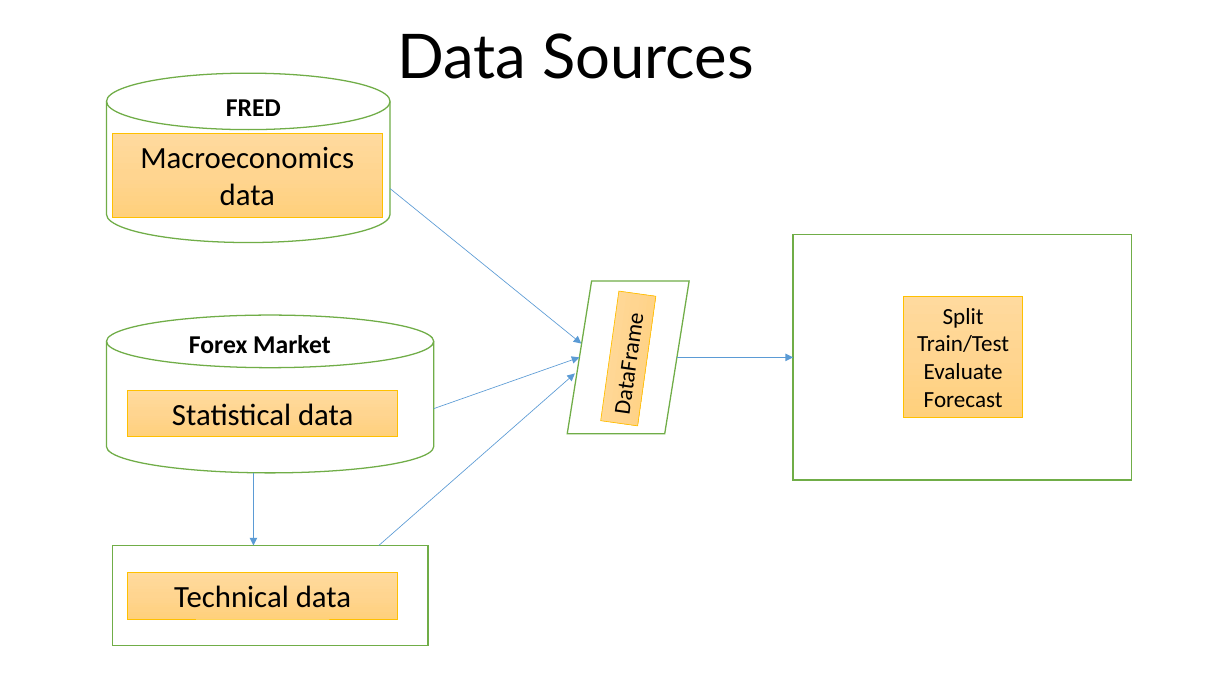
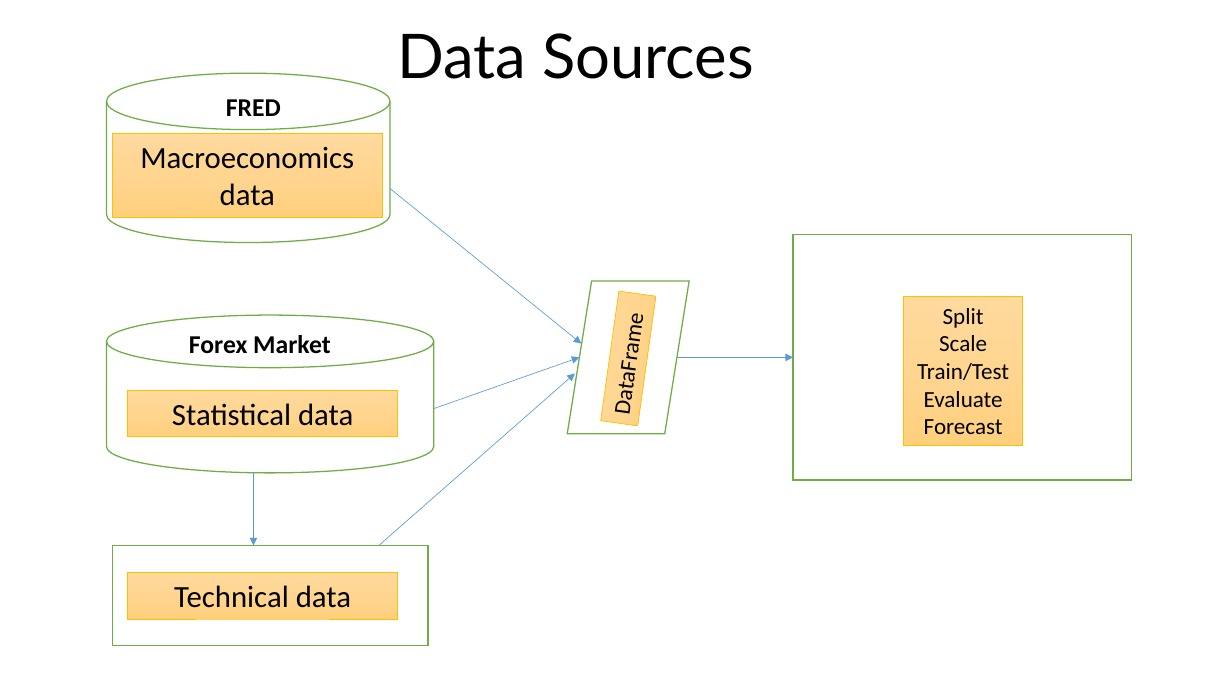
Before and after one commit to Akubue4U/PyProjects, a slide deck: slide 7 of MyBDAThesis/Akubue Simon - Thesis Presentation.pptx. Drawn at 1232x693 pixels with LibreOffice and Linux fonts; fonts in the diff are those of the drawing. Boxes give left, top, right and bottom in pixels: in the first picture for what was removed or moved away, otherwise in the second. Text is boxed around its words. In the diff, an @@ line names an element or a change of style, - is before the commit and + after.

```diff
--- a/MyBDAThesis/Akubue Simon - Thesis Presentation.pptx
+++ b/MyBDAThesis/Akubue Simon - Thesis Presentation.pptx
@@ rectangle "Split" resized from (x1=904, y1=297, x2=1023, y2=418) to (x1=904, y1=297, x2=1023, y2=446) @@
@@ text in rectangle at (x1=939, y1=335, x2=987, y2=351): paragraph added @@
+Scale
```
Also in this commit, not shown: 3 other slides changed, 1 slide added, 2 other files.
